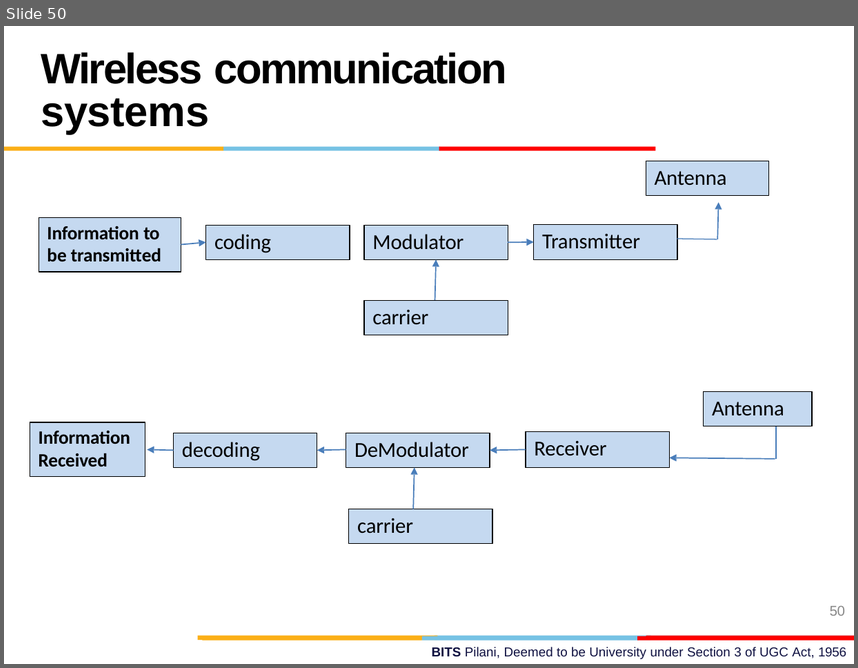
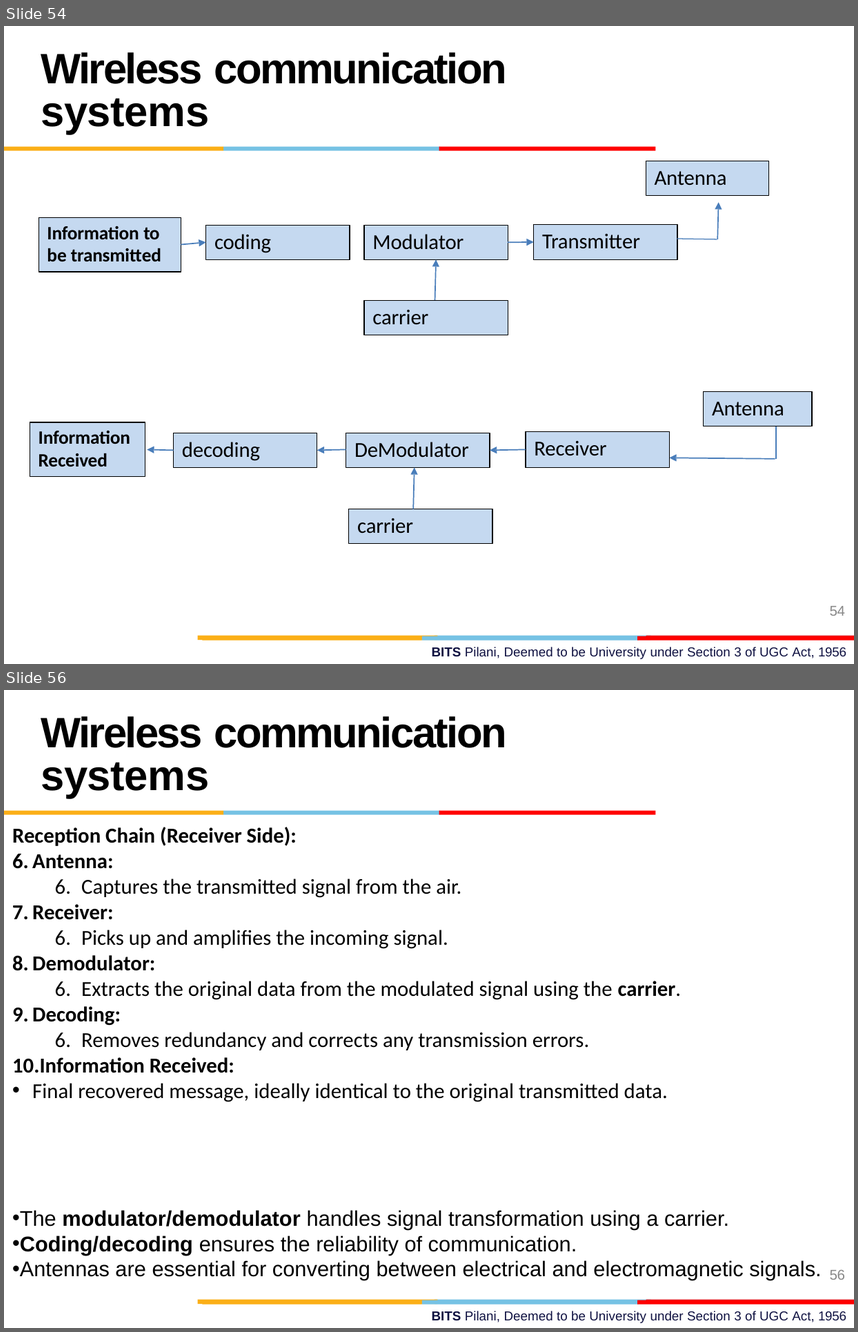
Before and after one commit to AbidKhan01ak/Mtech-7th-Sem, a slide deck: WMC/L1_WMC.pptx. Shown one above the other, each under a label of ours: slide 50 before the commit, slides 54 and 56 after it; the slides between them are not shown. The pictures are 858x668 and 858x1332 pixels, drawn with LibreOffice and Linux fonts; fonts in the diff are those of the drawing; background and template pictures are left out. Boxes give left, top, right and bottom in pixels: in the first picture for what was removed or moved away, otherwise in the second. Text is boxed around its words. In the diff, an @@ line names an element or a change of style, - is before the commit and + after.

```diff
--- a/WMC/L1_WMC.pptx
+++ b/WMC/L1_WMC.pptx
@@ slide 56 added at box(4, 690, 854, 1328), background #FFFFFF; not listed: 9 template elements that a slide beside it also shows @@
@@ title added at box(41, 716, 507, 798), 36 pt, text #000000, bold @@
+Wireless communication systems
@@ text added at box(12, 827, 821, 1280), 18 pt, text #000000 @@
+Reception Chain (Receiver Side):
+6. Antenna:
+  6. Captures the transmitted signal from the air.
+7. Receiver:
+  6. Picks up and amplifies the incoming signal.
+8. Demodulator:
+  6. Extracts the original data from the modulated signal using the carrier.
+9. Decoding:
+  6. Removes redundancy and corrects any transmission errors.
+10. Information Received:
+• Final recovered message, ideally identical to the original transmitted data.
+• The modulator/demodulator handles signal transformation using a carrier.
+• Coding/decoding ensures the reliability of communication.
+• Antennas are essential for converting between electrical and electromagnetic signals.
@@ page number added at box(830, 1270, 845, 1279), 12 pt, text #888888 @@
+56
@@ text added at box(432, 1310, 846, 1323), 11 pt, text #0F1141 @@
+BITS Pilani, Deemed to be University under Section 3 of UGC Act, 1956
@@ what was slide 50 is now slide 54 @@
@@ page number at box(830, 606, 845, 615): text changed @@
-50
+54
```
Also in this commit, not shown: 2 slides changed, 19 other slides added, 1 slide removed, 1 other file.
